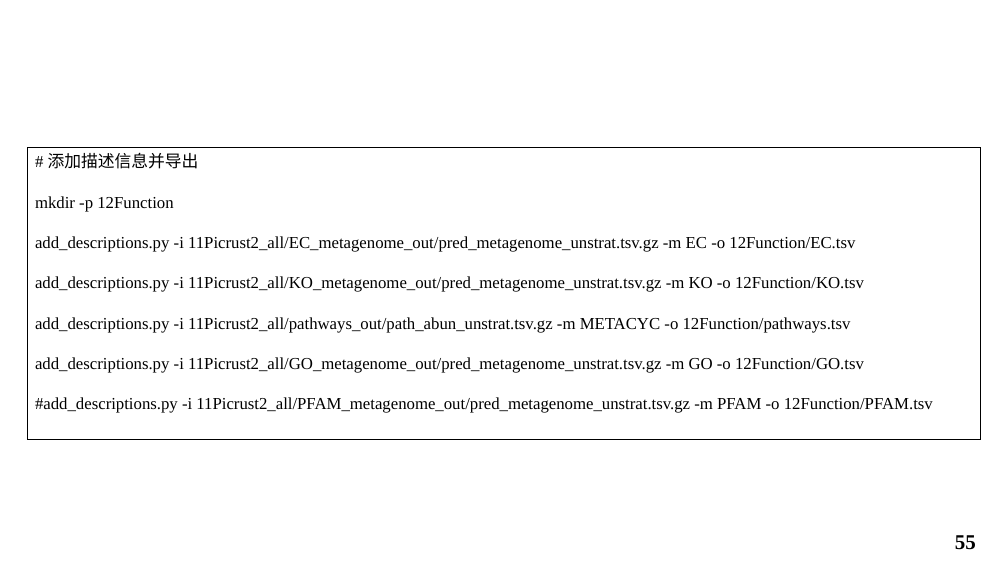
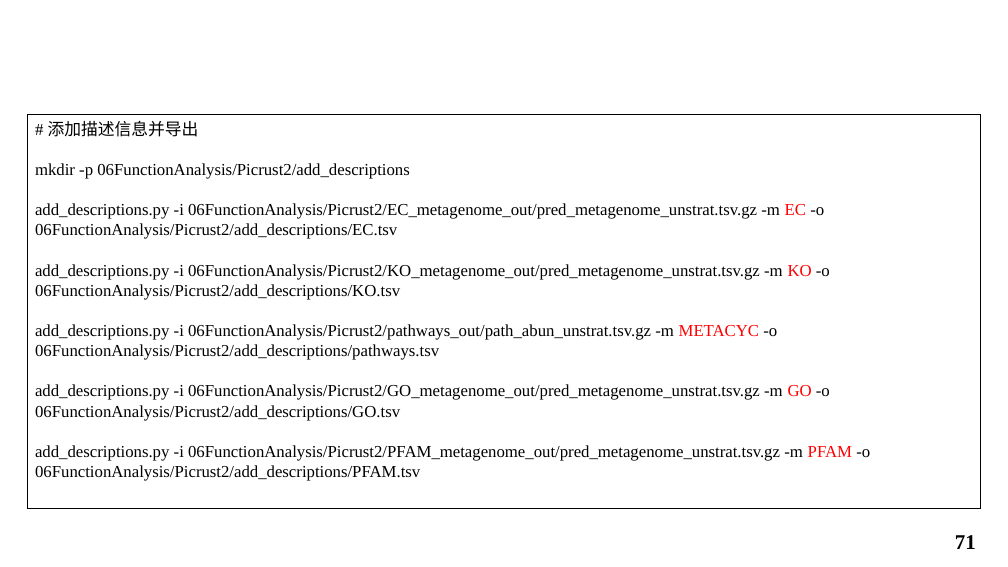
Before and after one commit to shueho/BioDataTools, a slide deck: slide 71 of Toy/16S.pptx (slide 55 before the commit). Drawn at 1008x567 pixels with LibreOffice and Linux fonts; fonts in the diff are those of the drawing; background and template pictures are left out. Boxes give left, top, right and bottom in pixels: in the first picture for what was removed or moved away, otherwise in the second. Text is boxed around its words. In the diff, an @@ line names an element or a change of style, - is before the commit and + after.

```diff
--- a/Toy/16S.pptx
+++ b/Toy/16S.pptx
@@ rectangle "# 添加描述信息并导出": place and size @@
-rectangle "# 添加描述信息并导出" at (28,147,981,440)
+rectangle "# 添加描述信息并导出" at (28,114,981,509)
@@ text in rectangle at (35,163,870,481): text changed @@
-mkdir -p 12Function
-add_descriptions.py -i 11Picrust2_all/EC_metagenome_out/pred_metagenome_unstrat.tsv.gz -m EC -o 12Function/EC.tsv
-add_descriptions.py -i 11Picrust2_all/KO_metagenome_out/pred_metagenome_unstrat.tsv.gz -m KO -o 12Function/KO.tsv
-add_descriptions.py -i 11Picrust2_all/pathways_out/path_abun_unstrat.tsv.gz -m METACYC -o 12Function/pathways.tsv
-add_descriptions.py -i 11Picrust2_all/GO_metagenome_out/pred_metagenome_unstrat.tsv.gz -m GO -o 12Function/GO.tsv
-#add_descriptions.py -i 11Picrust2_all/PFAM_metagenome_out/pred_metagenome_unstrat.tsv.gz -m PFAM -o 12Function/PFAM.tsv
+mkdir -p 06FunctionAnalysis/Picrust2/add_descriptions
+add_descriptions.py -i 06FunctionAnalysis/Picrust2/EC_metagenome_out/pred_metagenome_unstrat.tsv.gz -m EC -o 06FunctionAnalysis/Picrust2/add_descriptions/EC.tsv
+add_descriptions.py -i 06FunctionAnalysis/Picrust2/KO_metagenome_out/pred_metagenome_unstrat.tsv.gz -m KO -o 06FunctionAnalysis/Picrust2/add_descriptions/KO.tsv
+add_descriptions.py -i 06FunctionAnalysis/Picrust2/pathways_out/path_abun_unstrat.tsv.gz -m METACYC -o 06FunctionAnalysis/Picrust2/add_descriptions/pathways.tsv
+add_descriptions.py -i 06FunctionAnalysis/Picrust2/GO_metagenome_out/pred_metagenome_unstrat.tsv.gz -m GO -o 06FunctionAnalysis/Picrust2/add_descriptions/GO.tsv
+add_descriptions.py -i 06FunctionAnalysis/Picrust2/PFAM_metagenome_out/pred_metagenome_unstrat.tsv.gz -m PFAM -o 06FunctionAnalysis/Picrust2/add_descriptions/PFAM.tsv
@@ page number at (955,535,976,549): text changed @@
-55
+71
```
Also in this commit, not shown: 50 other slides changed, 20 slides added, 13 slides removed.
